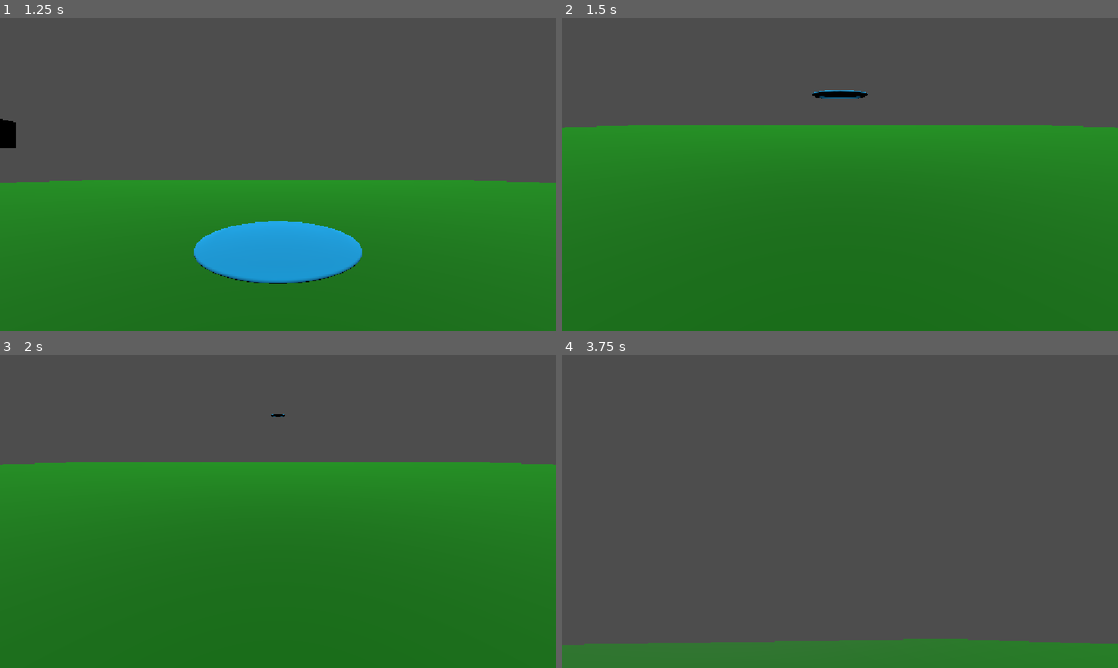
Above: before the commit, frames 1-4 (two rows, left to right).
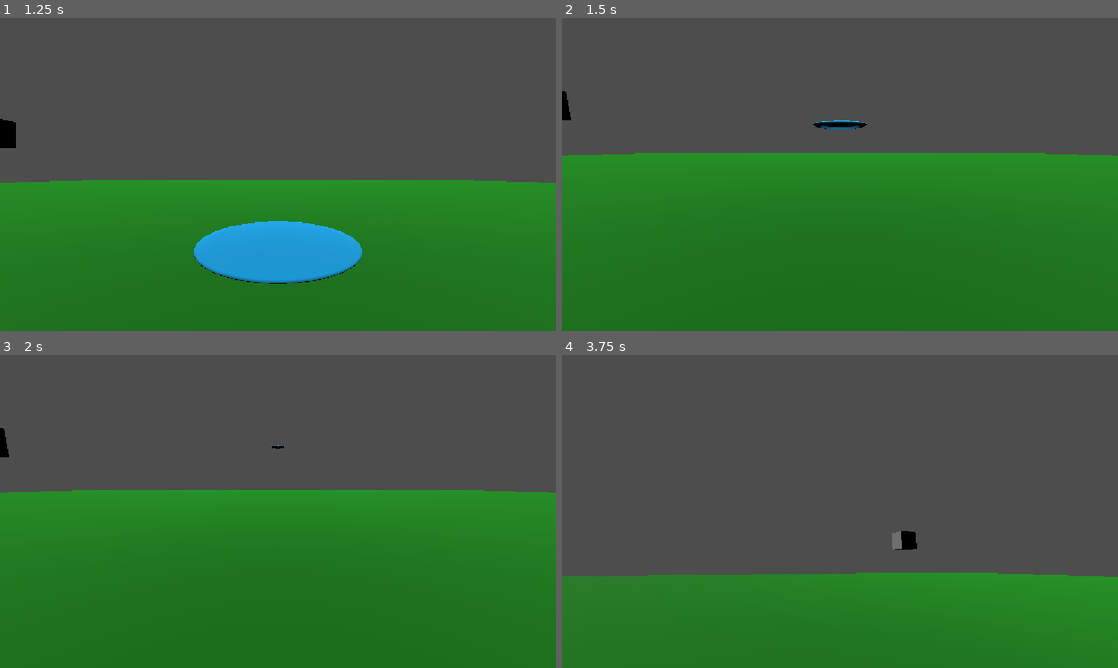
Above: after the commit, the same moments.

Repository: PastarDev/godot-disc-golf
Game: Godot game, scene res://main.tscn
Same seed, same stepped clock (60 frames per second), same inputs: the game is played once before the commit and once after it.
Inputs:
- Up to frame 1 (1.25 s): tap Enter at 0.5 s; hold Shift (slow_turn, bound only after the commit) from 0.53 s (still down)
- Up to frame 2 (1.5 s): tap Space (throw_disc) at 1.25 s; release Shift (slow_turn, bound only after the commit) at 1.28 s; tap S (cam_down) at 1.35 s
- Up to frame 3 (2 s): tap Shift (slow_turn, bound only after the commit) at 1.55 s
- Up to frame 4 (3.75 s): hold A (cam_left) 2.03-2.78 s; tap Shift (slow_turn, bound only after the commit) at 2.3, 3.05 s; tap D (cam_right) at 2.85 s; tap Enter at 3.5 s; hold W (cam_up) from 3.53 s (still down)

Frame 1 is identical in both runs. In frame 2, 9.4% of the frame differs, in the area x 0-100%, y 23-44%; in frame 3, 9.1%; in frame 4, 22%, in the area x 0-100%, y 56-93%.

Commit message:
shift to slow turn
makes you turn slowly

Diff:
--- a/camera.gd
+++ b/camera.gd
@@ -1,9 +1,14 @@
 extends Camera3D
 
-var rotation_speed: float = 4.0
+var rotation_speed: float = 2.0
 @export var camera: Node3D
 
 func _process(delta: float) -> void:
+
+	if Input.is_action_pressed("slow_turn"): rotation_speed = 0.5
+
+	else: rotation_speed = 2.0
+
 	if Input.is_action_pressed("cam_up"): camera.rotation.x += (rotation_speed * delta)
 	if Input.is_action_pressed("cam_down"): camera.rotation.x += (-rotation_speed * delta)
 	if Input.is_action_pressed("cam_right"): camera.rotation.y += (-rotation_speed * delta)
--- a/project.godot
+++ b/project.godot
@@ -52,6 +52,11 @@
 "events": [Object(InputEventKey,"resource_local_to_scene":false,"resource_name":"","device":16,"window_id":0,"alt_press …(190 unchanged characters)…
 ]
 }
+slow_turn={
+"deadzone": 0.2,
+"events": [Object(InputEventKey,"resource_local_to_scene":false,"resource_name":"","device":16,"window_id":0,"alt_pressed":false,"shift_pressed":false,"ctrl_pressed":false,"meta_pressed":false,"pressed":false,"keycode":0,"physical_keycode":4194325,"key_label":0,"unicode":0,"location":1,"echo":false,"script":null)
+]
+}
 
 [physics]
 
